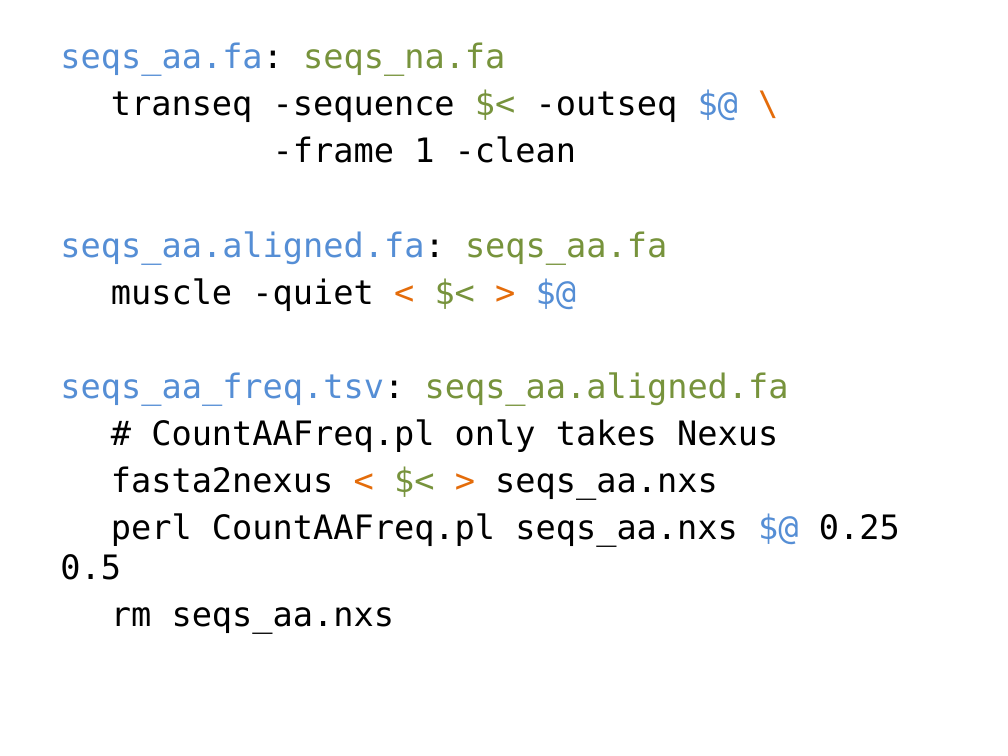
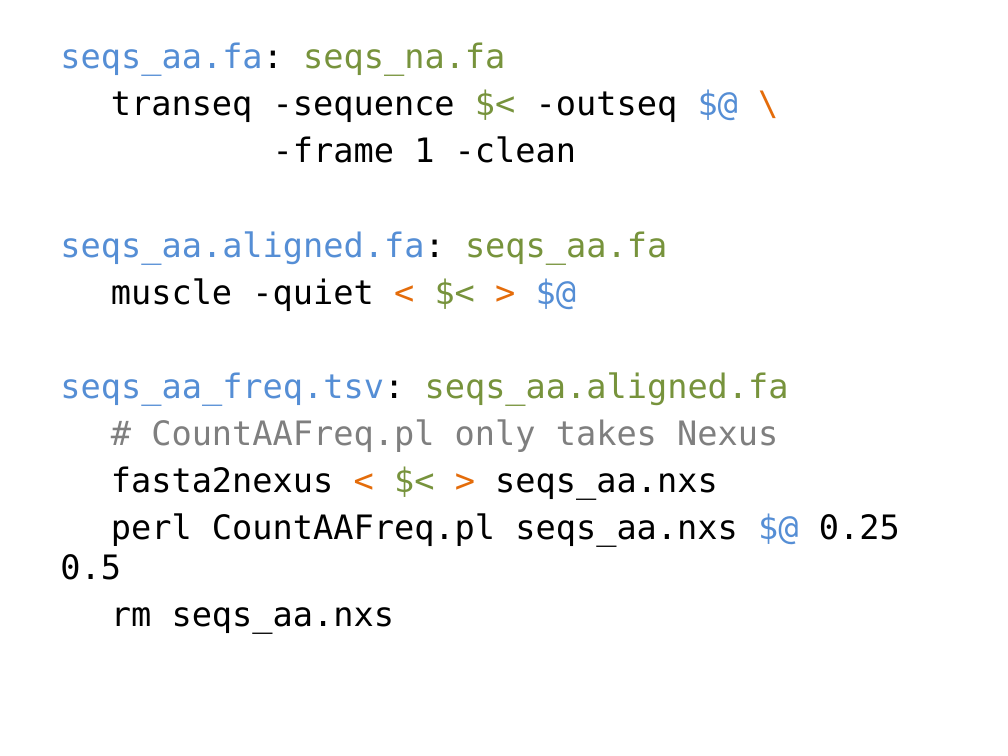
Before and after one commit to tsibley/Workflows-and-Parallel-Processing, a slide deck: slide 9 of CBG-2014-05-21.pptx. Drawn at 1008x756 pixels with LibreOffice and Linux fonts; fonts in the diff are those of the drawing. Boxes give left, top, right and bottom in pixels: in the first picture for what was removed or moved away, otherwise in the second. Text is boxed around its words. In the diff, an @@ line names an element or a change of style, - is before the commit and + after.

```diff
--- a/CBG-2014-05-21.pptx
+++ b/CBG-2014-05-21.pptx
@@ text at (x1=151, y1=419, x2=778, y2=452): text colour #000000 to #7F7F7F in "# CountAAFreq.pl only takes Nexus" @@
```
Also in this commit, not shown: 1 other slide changed.
